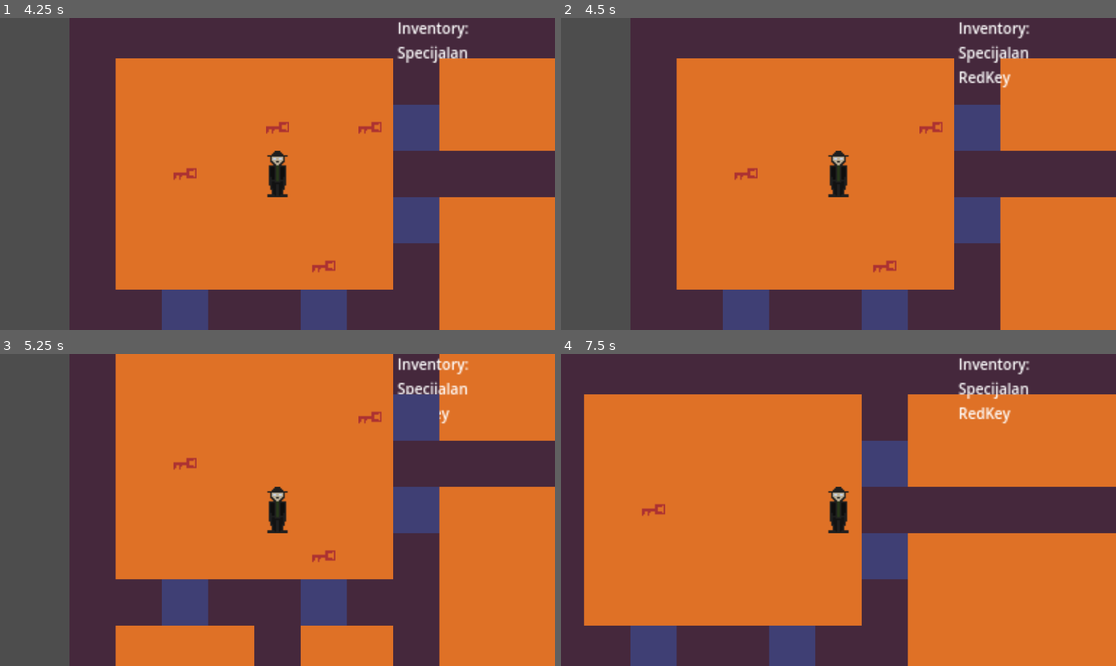
Above: before the commit, frames 1-4 (two rows, left to right).
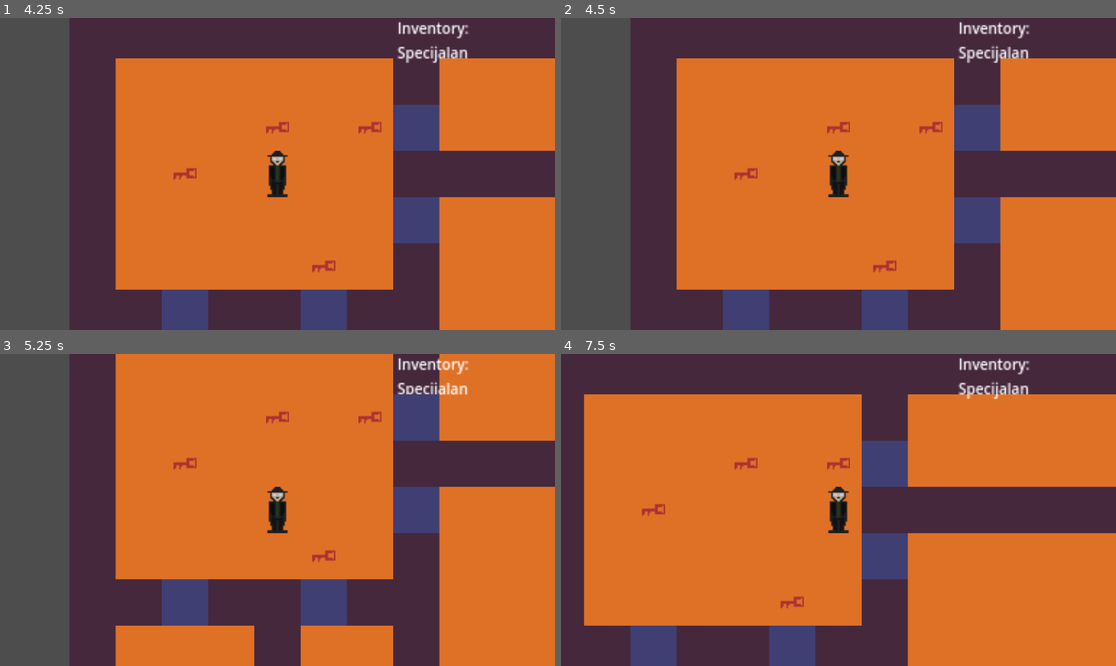
Above: after the commit, the same moments.

Repository: Akarnik0/TimeGame
Game: Godot game, scene res://Scenes/level.tscn
The game is run twice, just before and just after one commit, with the same random seed, the same clock (stepped at 60 frames per second) and the same inputs.
Inputs:
- Up to frame 1 (4.25 s): tap Enter at 0.5, 2, 3.5 s; hold D (right) 0.53-1.28 s; hold E (interact) 0.53-1.28 s; tap Space at 1.25, 2.75 s; hold S (down) 1.28-2.03 s; tap E (interact) at 1.35, 2.85 s; hold D (right) 2.03-2.78 s; hold E (interact) 2.03-2.78 s; hold W (up) 2.78-3.53 s; hold A (left) from 3.53 s (still down); hold E (interact) from 3.53 s (still down)
- Up to frame 2 (4.5 s): keep holding A (left); tap Space at 4.25 s; release E (interact) at 4.28 s; tap E (interact) at 4.35 s
- Up to frame 3 (5.25 s): release A (left) at 5.03 s; hold S (down) from 5.03 s (still down); hold E (interact) from 5.03 s (still down)
- Up to frame 4 (7.5 s): release S (down) at 5.78 s; release E (interact) at 5.78 s; hold D (right) 5.78-6.53 s; tap E (interact) at 5.85, 7.35 s; hold W (up) 6.53-7.28 s; hold E (interact) 6.53-7.28 s; hold D (right) from 7.28 s (still down)

Frame 1 is identical in both runs. In frame 2, 0.3% of the frame differs, in the area x 47-82%, y 16-38%; in frame 3, 0.1%; in frame 4, 0.5%, in the area x 31-82%, y 16-82%.

Commit message:
poboljsan interact

Diff:
--- a/Scenes/level.tscn
+++ b/Scenes/level.tscn
@@ -58,15 +58,6 @@
 [sub_resource type="RectangleShape2D" id="RectangleShape2D_qxfql"]
 size = Vector2(32, 32)
 
-[sub_resource type="RectangleShape2D" id="RectangleShape2D_ha31o"]
-size = Vector2(32, 32)
-
-[sub_resource type="RectangleShape2D" id="RectangleShape2D_pa6b8"]
-size = Vector2(32, 32)
-
-[sub_resource type="RectangleShape2D" id="RectangleShape2D_crh0w"]
-size = Vector2(32, 32)
-
 [node name="Level" type="Node2D"]
 script = ExtResource("1_754fn")
 
@@ -112,18 +103,6 @@
 [node name="CollisionShape2D" type="CollisionShape2D" parent="Character/InteractArea"]
 position = Vector2(-32, 0)
 shape = SubResource("RectangleShape2D_qxfql")
-
-[node name="CollisionShape2D2" type="CollisionShape2D" parent="Character/InteractArea"]
-position = Vector2(0, 32)
-shape = SubResource("RectangleShape2D_ha31o")
-
-[node name="CollisionShape2D3" type="CollisionShape2D" parent="Character/InteractArea"]
-position = Vector2(32, 0)
-shape = SubResource("RectangleShape2D_pa6b8")
-
-[node name="CollisionShape2D4" type="CollisionShape2D" parent="Character/InteractArea"]
-position = Vector2(0, -32)
-shape = SubResource("RectangleShape2D_crh0w")
 
 [node name="Door" parent="." instance=ExtResource("13_pa6b8")]
 position = Vector2(112, 16)
--- a/Scripts/CharacterScripts/CharacterMovement.gd
+++ b/Scripts/CharacterScripts/CharacterMovement.gd
@@ -26,11 +26,11 @@
 	var tile_size = $"../Grid".tile_set.tile_size.x
 	ray.target_position = Inputs[Direction] * tile_size  # Aim ray in direction of movement
 	ray.force_raycast_update()
-
+	#postavlja lokaciju interact collisiona jedno polje ispred smjera kretanja karaktera
+	$InteractArea/CollisionShape2D.position = Inputs[Direction] * tile_size
 	if !ray.is_colliding():
 		var LastPosition = position
 		position += Inputs[Direction] * tile_size
-
 		if position != SameRoomPosition && IsInDoor == true:
 			GlobalLevel.Turns += 1
 			print(GlobalLevel.Turns)
Not shown: 1 places in Scenes/level.tscn that only renumber resources
